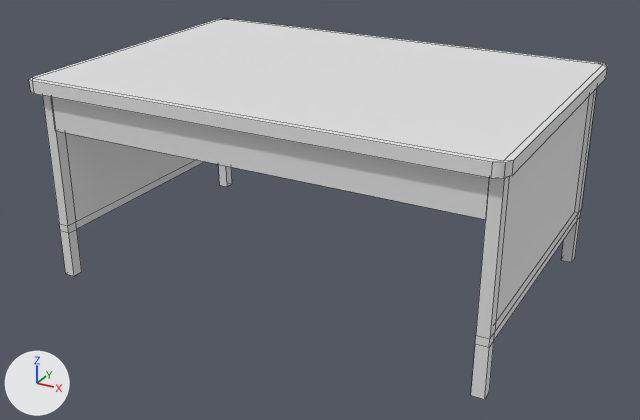
The FBX model HoodwinkProject/Assets/_Hoodwink/Models/mdl_FBXs/mdl_desk_03.fbx: old version first, new version second.
One viewpoint serves both versions: a camera (50 mm lens) standing at (2.0, -3.7, 2.16) and looking at (0.01, -0.08, 0.35). Lighting does not change. The marker at lower left points along +X, +Y and +Z. Mesh edges are drawn as thin lines. Where no turn or scale is listed for an object, it has been applied to the vertices.

Names of what the first picture shows: 'mdl_desk_03'.
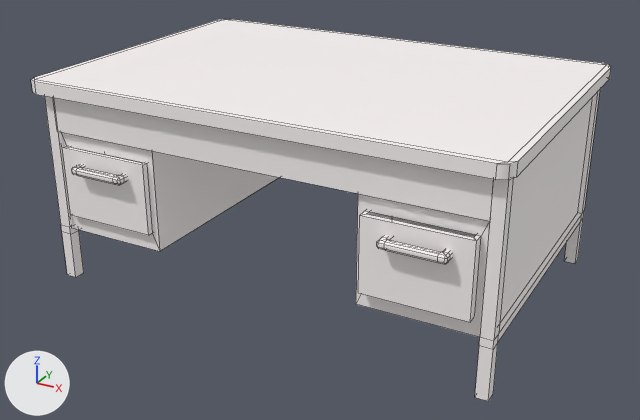
The change, as a list of edits to the scene's bpy script:
```text
Add mat_desktexture2:
    mat_desktexture2 = principled_material('Desktexture2')
    mat_desktexture2.base_color = (1.0, 0.949, 0.949)  # white #fff9f9
Change me_mesh_030:
    used by ob_mdl_desk_03; location = (0.0, 0.0, 0.0)
    remove me_mesh_030.from_pydata(...)  # 118 vertices, 102 faces; spans x -1.2..1.16, y -0.79..0.85, z 0.0..1.04
    remove me_mesh_030.materials.append(mat_desktexture)  # white #e5e5e5
    add me_mesh_030.from_pydata(...)  # 316 vertices, 265 faces; spans x -1.18..1.18, y -0.84..0.84, z 0.0..1.04
    me_mesh_030 part 1: the loose piece of 36 vertices spanning x -1.2..1.16, y -0.79..0.85, z 0.98..1.04 is moved by (0.02, -0.01, 0.0), in mat_desktexture2 (white #fff9f9)
    me_mesh_030 part 2: the loose piece of 6 vertices spanning x -1.08..1.08, y -0.74..0.75, z 0.79..0.98 is scaled about its middle by (1, 0.957, 1), then moved by (0.02, -0.04, 0.0), in mat_desktexture2 (white #fff9f9)
    me_mesh_030 part 3: a new loose piece of 68 vertices spanning x -0.94..-0.64, y -0.82..-0.73, z 0.62..0.65, in mat_desktexture2 (white #fff9f9)
    me_mesh_030 part 4: a new loose piece of 68 vertices spanning x 0.68..0.97, y -0.84..-0.76, z 0.62..0.65, in mat_desktexture2 (white #fff9f9)
    me_mesh_030 part 5: a new loose piece of 16 vertices spanning x -1.04..-0.55, y -0.76..-0.47, z 0.36..0.72, in mat_desktexture2 (white #fff9f9)
    me_mesh_030 part 6: a new loose piece of 16 vertices spanning x 0.57..1.06, y -0.78..-0.5, z 0.36..0.72, in mat_desktexture2 (white #fff9f9)
    me_mesh_030 part 7: a new loose piece of 15 vertices spanning x -1.07..-0.51, y -0.73..0.65, z 0.27..0.8, in mat_desktexture2 (white #fff9f9)
    me_mesh_030 part 8: a new loose piece of 15 vertices spanning x 0.54..1.1, y -0.73..0.65, z 0.27..0.8, in mat_desktexture2 (white #fff9f9)
    me_mesh_030 part 9
    72 vertices are removed from x -1.14..1.14, y -0.74..0.71, z 0.0..0.98
    67 faces are deleted
    1 vertex moves within x 1.14, y -0.68, z 0.29
    42 vertices are added at x -1.12..1.16, y -0.75..0.71, z 0.0..0.98
    24 new vertices lie (0.06, 0.0, 0.0) away from vertices in x -1.12..1.1, y -0.75..0.71, z 0.0..0.98
    6 new vertices lie (0.0, 0.06, 0.0) away from vertices in x -1.12..1.1, y -0.75, z 0.29..0.98
    66 new faces join them
    add me_mesh_030.materials.append(mat_desktexture2)  # white #fff9f9
```

Location of each change, (x1, y1, x2, y2) in pixels of the pictures (640 x 420 px; the box of a moved part takes in the faces that stretch with it):
'mdl_desk_03', reshaped
    before: (29, 19, 608, 400)
    after: (31, 19, 611, 401)
part 1 of me_mesh_030, moved or reshaped
    before: (29, 19, 608, 179)
    after: (31, 19, 611, 180)
part 2 of me_mesh_030, moved or reshaped
    before: (52, 97, 489, 219)
    after: (54, 98, 493, 221)
part 3 of me_mesh_030, added
    after: (72, 164, 128, 185)
part 4 of me_mesh_030, added
    after: (377, 235, 453, 264)
part 5 of me_mesh_030, added
    after: (62, 146, 152, 235)
part 6 of me_mesh_030, added
    after: (358, 210, 481, 322)
part 7 of me_mesh_030, added
    after: (61, 132, 279, 251)
part 8 of me_mesh_030, added
    after: (356, 194, 490, 337)
part 9 of me_mesh_030, moved or reshaped
    before: (43, 88, 597, 400)
    after: (45, 90, 600, 401)
